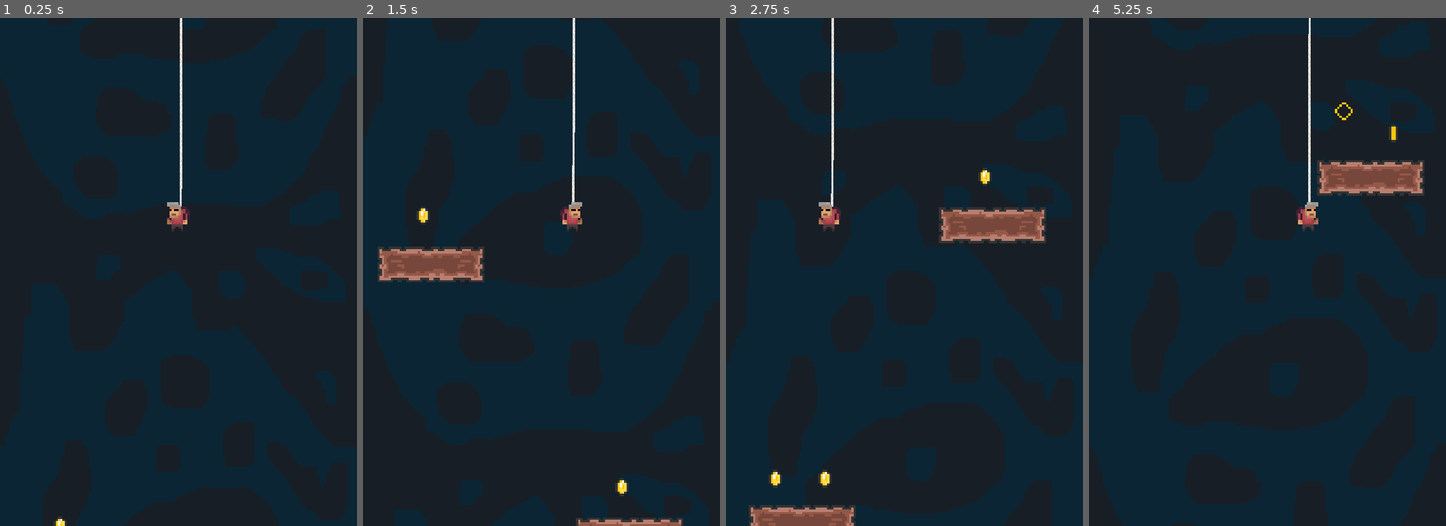
Above: before the commit, frames 1-4 (left to right).
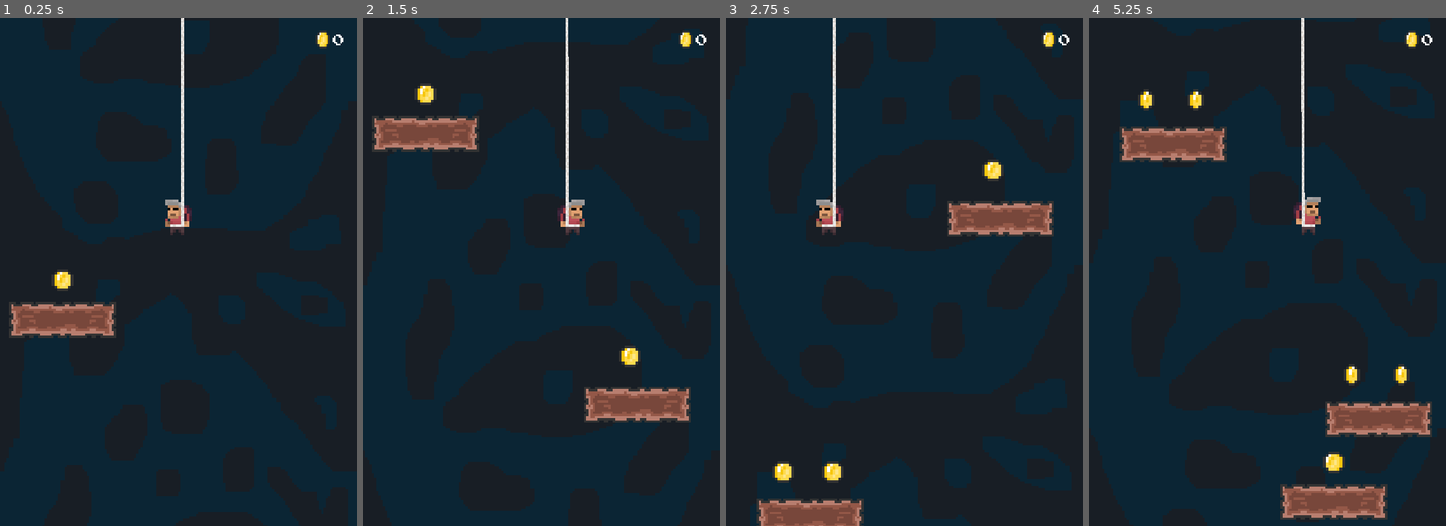
Above: after the commit, the same moments.

Repository: drxwat/rope-and-digger-game
Game: Godot game, scene res://level/main-level/MainLevel.tscn
Same seed, same stepped clock (60 frames per second), same inputs: the game is played once before the commit and once after it.
Inputs (mouse positions are in pixels of both pictures, inside the frame that each line leads up to):
- Up to frame 1 (0.25 s): no input
- Up to frame 2 (1.5 s): move the mouse to (620, 246) at 0.52 s; hold D (move_right) from 0.53 s (still down); click (620, 246) at 0.67 s; move the mouse to (470, 297) at 1.27 s
- Up to frame 3 (2.75 s): move the mouse to (940, 160) at 2.02 s; release D (move_right) at 2.03 s; hold A (move_left) from 2.03 s (still down)
- Up to frame 4 (5.25 s): move the mouse to (1249, 373) at 2.77 s; release A (move_left) at 2.78 s; hold D (move_right) 2.78-4.28 s; click (1249, 373) at 2.92 s; move the mouse to (1374, 348) at 3.52 s; move the mouse to (1160, 195) at 4.27 s; hold A (move_left) 4.28-5.03 s; move the mouse to (1285, 272) at 5.02 s; hold D (move_right) from 5.03 s (still down); click (1285, 272) at 5.17 s

The runs differ from the first frame. In frame 1, 3.1% of the frame differs, in the area x 2-97%, y 0-100%; in frame 2, 8.2%; in frame 3, 5.0%; in frame 4, 10%, in the area x 8-97%, y 0-99%.

Commit message:
coin counter & generator

Diff:
--- /dev/null
+++ b/assets/fonts/font32.tres
@@ -0,0 +1,7 @@
+[gd_resource type="DynamicFont" load_steps=2 format=2]
+
+[ext_resource path="res://assets/fonts/original/joystix monospace.ttf" type="DynamicFontData" id=1]
+
+[resource]
+size = 32
+font_data = ExtResource( 1 )
--- a/core/coin/Coin.gd
+++ b/core/coin/Coin.gd
@@ -4,5 +4,6 @@
 func pick_up():
 	$AnimatedSprite.play("pick_up")
 	$AnimatedSprite.position.y -= 45
+	$PickUpPlayer.play()
 	yield($AnimatedSprite, "animation_finished")
 	queue_free()
--- a/core/coin/Coin.tscn
+++ b/core/coin/Coin.tscn
@@ -1,7 +1,8 @@
-[gd_scene load_steps=17 format=2]
+[gd_scene load_steps=18 format=2]
 
 [ext_resource path="res://assets/coin.png" type="Texture" id=1]
 [ext_resource path="res://core/coin/Coin.gd" type="Script" id=2]
+[ext_resource path="res://assets/sfx_and_music/pickup_Coin.wav" type="AudioStream" id=3]
 
 [sub_resource type="CircleShape2D" id=1]
 radius = 30.0
@@ -76,8 +77,11 @@
 shape = SubResource( 1 )
 
 [node name="AnimatedSprite" type="AnimatedSprite" parent="."]
-scale = Vector2( 4.5, 4.5 )
+scale = Vector2( 5.5, 5.5 )
 frames = SubResource( 14 )
 animation = "idle"
-frame = 4
+frame = 3
 playing = true
+
+[node name="PickUpPlayer" type="AudioStreamPlayer" parent="."]
+stream = ExtResource( 3 )
--- a/core/platforms/platform-simple/PlatformSimple.gd
+++ b/core/platforms/platform-simple/PlatformSimple.gd
@@ -2,9 +2,15 @@
 
 
 var width := 0.0
+var is_mooving := false
 
 func _ready():
 	width = $Sprite.texture.get_size().x * $Sprite.scale.x
 
+func _physics_process(delta):
+	pass
+#	if is_mooving:
+#		move_and_slide()
+
 func on_screen_exited():
 	queue_free()
--- a/core/player/Player.gd
+++ b/core/player/Player.gd
@@ -1,29 +1,41 @@
 extends KinematicBody2D
+
+signal coin_collected
+signal hp_changed
 
 export var speed := 300
 export var gravity := 250
+export var max_hp := 3
 
-onready var char_sprite := $AnimatedSprite
+onready var char_sprite := $GFX/AnimatedSprite
 onready var camera := $CamaraContainer/Camera2D
+onready var gfx := $GFX
+onready var gfx_scale = gfx.scale.x
 onready var center_position := position.x
 
 var top_direction = Vector2(0, -1)
 var last_tap_action = null
 var coins := 0
+var hp := max_hp
+
+func _ready():
+	emit_signal("hp_changed", hp)
 
 func _physics_process(delta):
 	var move_dir := Vector2(0, gravity)
 	if Input.is_action_pressed("move_left"):
 		move_dir += Vector2(-speed, 0)
-		char_sprite.flip_h = false
+		gfx.scale.x = gfx_scale
+#		char_sprite.flip_h = false
 	elif Input.is_action_pressed("move_right"):
 		move_dir += Vector2(speed, 0)
-		char_sprite.flip_h = true
+		gfx.scale.x = -gfx_scale
+#		char_sprite.flip_h = true
 
-	if is_on_floor() and move_dir.x == 0:
+	if is_on_floor() and move_dir.x != 0:
+		char_sprite.play("run")
+	else:
 		char_sprite.play("idle")
-	else:
-		char_sprite.stop()
 
 	if is_on_floor():
 		camera.position += Vector2(0, gravity / 2 * delta)
@@ -36,7 +48,7 @@
 	if body is Coin:
 		body.pick_up()
 		coins += 1
-		print(coins)
+		emit_signal("coin_collected", coins)
 
 func _input(event):
 	if last_tap_action and event is InputEventMouseMotion:
--- a/core/player/Player.tscn
+++ b/core/player/Player.tscn
@@ -1,51 +1,76 @@
-[gd_scene load_steps=9 format=2]
+[gd_scene load_steps=12 format=2]
 
-[ext_resource path="res://assets/digger.png" type="Texture" id=1]
+[ext_resource path="res://assets/digger_Land.png" type="Texture" id=1]
 [ext_resource path="res://core/player/Player.gd" type="Script" id=2]
 [ext_resource path="res://assets/rope.png" type="Texture" id=3]
+[ext_resource path="res://assets/digger_Run.png" type="Texture" id=4]
 
-[sub_resource type="AtlasTexture" id=1]
+[sub_resource type="RectangleShape2D" id=4]
+extents = Vector2( 20, 35 )
+
+[sub_resource type="RectangleShape2D" id=5]
+extents = Vector2( 45, 45 )
+
+[sub_resource type="AtlasTexture" id=6]
 atlas = ExtResource( 1 )
 region = Rect2( 0, 0, 16, 16 )
 
-[sub_resource type="AtlasTexture" id=2]
+[sub_resource type="AtlasTexture" id=7]
 atlas = ExtResource( 1 )
+region = Rect2( 16, 0, 16, 16 )
+
+[sub_resource type="AtlasTexture" id=8]
+atlas = ExtResource( 4 )
+region = Rect2( 0, 0, 16, 16 )
+
+[sub_resource type="AtlasTexture" id=9]
+atlas = ExtResource( 4 )
 region = Rect2( 16, 0, 16, 16 )
 
 [sub_resource type="SpriteFrames" id=3]
 animations = [ {
-"frames": [ SubResource( 1 ), SubResource( 2 ) ],
+"frames": [ SubResource( 6 ), SubResource( 7 ) ],
 "loop": true,
 "name": "idle",
 "speed": 3.0
+}, {
+"frames": [ SubResource( 8 ), SubResource( 9 ) ],
+"loop": true,
+"name": "run",
+"speed": 5.0
 } ]
-
-[sub_resource type="RectangleShape2D" id=4]
-extents = Vector2( 20, 30 )
-
-[sub_resource type="RectangleShape2D" id=5]
-extents = Vector2( 45, 35 )
 
 [node name="Player" type="KinematicBody2D"]
 collision_mask = 258
 script = ExtResource( 2 )
 
-[node name="Line2D" type="Line2D" parent="."]
-position = Vector2( 8.00209, -4.60725 )
-points = PoolVector2Array( -3.53403, -3.44559, -2.035, -800 )
+[node name="CollisionShape2D" type="CollisionShape2D" parent="."]
+position = Vector2( 0, 6.46402 )
+shape = SubResource( 4 )
+
+[node name="PickUpArea" type="Area2D" parent="."]
+collision_layer = 0
+collision_mask = 4
+
+[node name="CollisionShape2D" type="CollisionShape2D" parent="PickUpArea"]
+position = Vector2( 0, 5.21953 )
+shape = SubResource( 5 )
+
+[node name="GFX" type="Node2D" parent="."]
+scale = Vector2( 5.5, 5.5 )
+
+[node name="AnimatedSprite" type="AnimatedSprite" parent="GFX"]
+frames = SubResource( 3 )
+animation = "run"
+
+[node name="Line2D" type="Line2D" parent="GFX"]
+position = Vector2( 2.23769, -1.02383 )
+scale = Vector2( 0.222222, 0.222222 )
+points = PoolVector2Array( -3.534, 25, -2.035, -800 )
 width = 40.0
 default_color = Color( 1, 1, 1, 1 )
 texture = ExtResource( 3 )
 texture_mode = 1
-
-[node name="AnimatedSprite" type="AnimatedSprite" parent="."]
-scale = Vector2( 4.5, 4.5 )
-frames = SubResource( 3 )
-animation = "idle"
-
-[node name="CollisionShape2D" type="CollisionShape2D" parent="."]
-position = Vector2( 0, 6.46402 )
-shape = SubResource( 4 )
 
 [node name="CamaraContainer" type="Node2D" parent="."]
 position = Vector2( 0, 118.308 )
@@ -56,11 +81,4 @@
 drag_margin_left = 1.0
 drag_margin_right = 1.0
 editor_draw_drag_margin = true
-
-[node name="PickUpArea" type="Area2D" parent="."]
-collision_layer = 0
-collision_mask = 4
-
-[node name="CollisionShape2D" type="CollisionShape2D" parent="PickUpArea"]
-shape = SubResource( 5 )
 [connection signal="body_entered" from="PickUpArea" to="." method="pick_up"]
--- /dev/null
+++ b/core/ui/coin-counter/CoinCounter.gd
@@ -0,0 +1,6 @@
+extends HBoxContainer
+
+onready var coins_amount_label = $CoinsAmount
+
+func set_coins_amount(value: int):
+	coins_amount_label.text = str(value)
--- /dev/null
+++ b/core/ui/coin-counter/CoinCounter.tscn
@@ -0,0 +1,30 @@
+[gd_scene load_steps=4 format=2]
+
+[ext_resource path="res://assets/coin_single.png" type="Texture" id=1]
+[ext_resource path="res://assets/fonts/font32.tres" type="DynamicFont" id=2]
+[ext_resource path="res://core/ui/coin-counter/CoinCounter.gd" type="Script" id=3]
+
+[node name="CoinCounter" type="HBoxContainer"]
+margin_right = 670.0
+margin_bottom = 39.0
+size_flags_horizontal = 3
+alignment = 2
+script = ExtResource( 3 )
+__meta__ = {
+"_edit_use_anchors_": false
+}
+
+[node name="CoinTexture" type="TextureRect" parent="."]
+margin_left = 611.0
+margin_right = 639.0
+margin_bottom = 39.0
+rect_min_size = Vector2( 28, 28 )
+texture = ExtResource( 1 )
+stretch_mode = 1
+
+[node name="CoinsAmount" type="Label" parent="."]
+margin_left = 643.0
+margin_right = 670.0
+margin_bottom = 39.0
+custom_fonts/font = ExtResource( 2 )
+text = "0"
--- /dev/null
+++ b/core/ui/hp-bar/HPBar.tscn
@@ -0,0 +1,14 @@
+[gd_scene load_steps=2 format=2]
+
+[ext_resource path="res://assets/heart_full.png" type="Texture" id=1]
+
+[node name="HPBar" type="HBoxContainer"]
+margin_right = 39.0
+margin_bottom = 39.0
+
+[node name="TextureRect" type="TextureRect" parent="."]
+margin_right = 39.0
+margin_bottom = 39.0
+rect_min_size = Vector2( 39, 39 )
+texture = ExtResource( 1 )
+stretch_mode = 1
--- /dev/null
+++ b/core/ui/hud/HUD.gd
@@ -0,0 +1,6 @@
+extends MarginContainer
+
+onready var coin_counter := $Grid/Row1/CoinCounter
+
+func update_coins_counter(value: int):
+	coin_counter.set_coins_amount(value)
--- /dev/null
+++ b/core/ui/hud/HUD.tscn
@@ -0,0 +1,25 @@
+[gd_scene load_steps=3 format=2]
+
+[ext_resource path="res://core/ui/hud/HUD.gd" type="Script" id=1]
+[ext_resource path="res://core/ui/coin-counter/CoinCounter.tscn" type="PackedScene" id=2]
+
+[node name="HUD" type="MarginContainer"]
+anchor_right = 1.0
+anchor_bottom = 1.0
+margin_left = 25.0
+margin_top = 25.0
+margin_right = -25.0
+script = ExtResource( 1 )
+__meta__ = {
+"_edit_use_anchors_": false
+}
+
+[node name="Grid" type="VBoxContainer" parent="."]
+margin_right = 670.0
+margin_bottom = 999.0
+
+[node name="Row1" type="HBoxContainer" parent="Grid"]
+margin_right = 670.0
+margin_bottom = 39.0
+
+[node name="CoinCounter" parent="Grid/Row1" instance=ExtResource( 2 )]
--- a/level/main-level/MainLevel.gd
+++ b/level/main-level/MainLevel.gd
@@ -17,6 +17,7 @@
 var platforms = {
 	PlatfromsTypes.SIMPLE: preload("res://core/platforms/platform-simple/PlatformSimple.tscn")
 }
+var coin_scene = preload("res://core/coin/Coin.tscn")
 
 func _ready():
 	rng.randomize()
@@ -31,11 +32,24 @@
 	bottom_bg = background
 
 func spawn_platform():
+	var platform = _place_random_platrom()
+	_place_coin_on_platform(platform)
+
+func _place_random_platrom() -> Node2D:
 	var platform =  platforms[PlatfromsTypes.SIMPLE].instance()
 	var distance_to_player = bottom_bg.position.y - player.position.y
 	var margin_bottom = player_to_bottom_bg_normal_dist - distance_to_player
 	var platform_y_position = margin_bottom + bottom_bg.position.y
 	platform.position = Vector2(0, platform_y_position)
 	platforms_container.add_child(platform)
-	var margin_side = platform.width
-	platform.position.x = rng.randf_range(0, bg_width - margin_side)
+	var margin_side = platform.width / 2
+	platform.position.x = rng.randf_range(margin_side, bg_width - margin_side)
+	return platform
+
+func _place_coin_on_platform(platform: Node2D):
+	var coins_amount = rng.randi_range(0, 1)
+	if coins_amount == 0:
+		return
+	var coin = coin_scene.instance()
+	platform.add_child(coin)
+	coin.position = Vector2(0, -80)
--- a/level/main-level/MainLevel.tscn
+++ b/level/main-level/MainLevel.tscn
@@ -1,14 +1,19 @@
-[gd_scene load_steps=6 format=2]
+[gd_scene load_steps=7 format=2]
 
 [ext_resource path="res://level/main-level/MainLevel.gd" type="Script" id=1]
 [ext_resource path="res://core/player/Player.tscn" type="PackedScene" id=2]
 [ext_resource path="res://core/coin/Coin.tscn" type="PackedScene" id=3]
 [ext_resource path="res://core/platforms/platform-simple/PlatformSimple.tscn" type="PackedScene" id=4]
 [ext_resource path="res://core/background/Background.tscn" type="PackedScene" id=5]
+[ext_resource path="res://core/ui/hud/HUD.tscn" type="PackedScene" id=6]
 
 [node name="MainLevel" type="Node2D"]
 script = ExtResource( 1 )
-platform_spawn_time = 1
+platform_spawn_time = 2
+
+[node name="CanvasLayer" type="CanvasLayer" parent="."]
+
+[node name="HUD" parent="CanvasLayer" instance=ExtResource( 6 )]
 
 [node name="Backgrounds" type="Node2D" parent="."]
 
@@ -21,22 +26,21 @@
 position = Vector2( 0, 2160 )
 
 [node name="Platforms" type="Node2D" parent="."]
-position = Vector2( 110.532, 807.074 )
 
 [node name="PlatformSimple" parent="Platforms" instance=ExtResource( 4 )]
-position = Vector2( 26.9448, 949.056 )
+position = Vector2( 126.358, 1192.75 )
 
 [node name="Coin" parent="Platforms/PlatformSimple" instance=ExtResource( 3 )]
-position = Vector2( -15.8957, -98.8461 )
+position = Vector2( 0, -80 )
 
 [node name="PlatformSimple2" parent="Platforms" instance=ExtResource( 4 )]
-position = Vector2( 427.525, 1495.14 )
+position = Vector2( 553.883, 1738.83 )
 
 [node name="Coin2" parent="Platforms/PlatformSimple2" instance=ExtResource( 3 )]
 position = Vector2( -15.3423, -97.5503 )
 
 [node name="PlatformSimple3" parent="Platforms" instance=ExtResource( 4 )]
-position = Vector2( 43.5608, 2095.26 )
+position = Vector2( 169.919, 2338.95 )
 
 [node name="Coin3" parent="Platforms/PlatformSimple3" instance=ExtResource( 3 )]
 position = Vector2( -54.2986, -89.459 )
@@ -45,7 +49,7 @@
 position = Vector2( 45.5677, -89.4595 )
 
 [node name="PlatformSimple4" parent="Platforms" instance=ExtResource( 4 )]
-position = Vector2( 458.224, 2649.25 )
+position = Vector2( 584.582, 2892.94 )
 
 [node name="Coin3" parent="Platforms/PlatformSimple4" instance=ExtResource( 3 )]
 position = Vector2( -54.2986, -89.459 )
@@ -55,7 +59,7 @@
 
 [node name="Player" parent="." instance=ExtResource( 2 )]
 position = Vector2( 360.278, 902.884 )
-gravity = 500
+gravity = 300
 
 [node name="Timers" type="Node" parent="."]
 
@@ -65,4 +69,5 @@
 [connection signal="screen_exited" from="Backgrounds/Background1" to="." method="move_bg_to_bottom"]
 [connection signal="screen_exited" from="Backgrounds/Background2" to="." method="move_bg_to_bottom"]
 [connection signal="screen_exited" from="Backgrounds/Background3" to="." method="move_bg_to_bottom"]
+[connection signal="coin_collected" from="Player" to="CanvasLayer/HUD" method="update_coins_counter"]
 [connection signal="timeout" from="Timers/PlatformTimer" to="." method="spawn_platform"]
Binary file added: assets/coin_single.png
Not shown, added: assets/coin_single.png.import
Binary file added: assets/digger_Land.png
Not shown, added: assets/digger_Land.png.import
Binary file added: assets/digger_Run.png
Not shown, added: assets/digger_Run.png.import
Binary file added: assets/fonts/original/joystix monospace.ttf
Binary file added: assets/heart.png
Not shown, added: assets/heart.png.import
Binary file added: assets/heart_empty.png
Not shown, added: assets/heart_empty.png.import
Binary file added: assets/heart_full.png
(and 19 more such lines)
